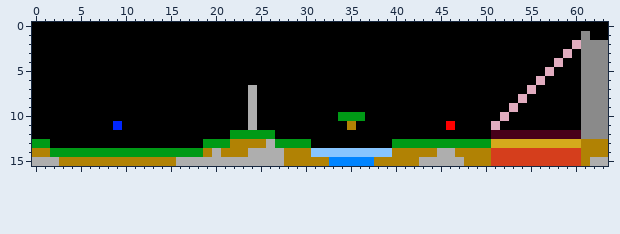
File history of a pixel-art sprite, bin/core/visualgronk/assets/maps/testMap3.png. The first picture shows the starting point.
The file is 64x16 pixels.
Once edited:
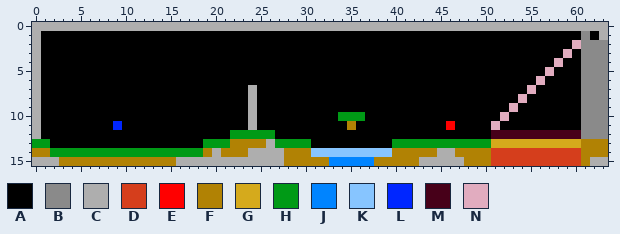
Palette (. is transparent): A #000000  B #8a8a8a  C #aeaeae  D #d53e1c  E #ff0000  F #b18204  G #d5aa1c  H #009a16  J #0084ff  K #87c5ff  L #0026ff  M #470019  N #e1acbf
The edit:
@@ x 0..63 @@
- 0 AAAAAAAAAAAAAAAAAAAAAAAAAAAAAAAAAAAAAAAAAAAAAAAAAAAAAAAAAAAAAAAA
- 1 AAAAAAAAAAAAAAAAAAAAAAAAAAAAAAAAAAAAAAAAAAAAAAAAAAAAAAAAAAAAABAA
- 2 AAAAAAAAAAAAAAAAAAAAAAAAAAAAAAAAAAAAAAAAAAAAAAAAAAAAAAAAAAAANBBB
- 3 AAAAAAAAAAAAAAAAAAAAAAAAAAAAAAAAAAAAAAAAAAAAAAAAAAAAAAAAAAANABBB
- 4 AAAAAAAAAAAAAAAAAAAAAAAAAAAAAAAAAAAAAAAAAAAAAAAAAAAAAAAAAANAABBB
- 5 AAAAAAAAAAAAAAAAAAAAAAAAAAAAAAAAAAAAAAAAAAAAAAAAAAAAAAAAANAAABBB
- 6 AAAAAAAAAAAAAAAAAAAAAAAAAAAAAAAAAAAAAAAAAAAAAAAAAAAAAAAANAAAABBB
- 7 AAAAAAAAAAAAAAAAAAAAAAAACAAAAAAAAAAAAAAAAAAAAAAAAAAAAAANAAAAABBB
- 8 AAAAAAAAAAAAAAAAAAAAAAAACAAAAAAAAAAAAAAAAAAAAAAAAAAAAANAAAAAABBB
- 9 AAAAAAAAAAAAAAAAAAAAAAAACAAAAAAAAAAAAAAAAAAAAAAAAAAAANAAAAAAABBB
-10 AAAAAAAAAAAAAAAAAAAAAAAACAAAAAAAAAHHHAAAAAAAAAAAAAAANAAAAAAAABBB
-11 AAAAAAAAALAAAAAAAAAAAAAACAAAAAAAAAAFAAAAAAAAAAEAAAANAAAAAAAAABBB
-12 AAAAAAAAAAAAAAAAAAAAAAHHHHHAAAAAAAAAAAAAAAAAAAAAAAAMMMMMMMMMMBBB
+ 0 CCCCCCCCCCCCCCCCCCCCCCCCCCCCCCCCCCCCCCCCCCCCCCCCCCCCCCCCCCCCCCCC
+ 1 CAAAAAAAAAAAAAAAAAAAAAAAAAAAAAAAAAAAAAAAAAAAAAAAAAAAAAAAAAAAABAC
+ 2 CAAAAAAAAAAAAAAAAAAAAAAAAAAAAAAAAAAAAAAAAAAAAAAAAAAAAAAAAAAANBBB
+ 3 CAAAAAAAAAAAAAAAAAAAAAAAAAAAAAAAAAAAAAAAAAAAAAAAAAAAAAAAAAANABBB
+ 4 CAAAAAAAAAAAAAAAAAAAAAAAAAAAAAAAAAAAAAAAAAAAAAAAAAAAAAAAAANAABBB
+ 5 CAAAAAAAAAAAAAAAAAAAAAAAAAAAAAAAAAAAAAAAAAAAAAAAAAAAAAAAANAAABBB
+ 6 CAAAAAAAAAAAAAAAAAAAAAAAAAAAAAAAAAAAAAAAAAAAAAAAAAAAAAAANAAAABBB
+ 7 CAAAAAAAAAAAAAAAAAAAAAAACAAAAAAAAAAAAAAAAAAAAAAAAAAAAAANAAAAABBB
+ 8 CAAAAAAAAAAAAAAAAAAAAAAACAAAAAAAAAAAAAAAAAAAAAAAAAAAAANAAAAAABBB
+ 9 CAAAAAAAAAAAAAAAAAAAAAAACAAAAAAAAAAAAAAAAAAAAAAAAAAAANAAAAAAABBB
+10 CAAAAAAAAAAAAAAAAAAAAAAACAAAAAAAAAHHHAAAAAAAAAAAAAAANAAAAAAAABBB
+11 CAAAAAAAALAAAAAAAAAAAAAACAAAAAAAAAAFAAAAAAAAAAEAAAANAAAAAAAAABBB
+12 CAAAAAAAAAAAAAAAAAAAAAHHHHHAAAAAAAAAAAAAAAAAAAAAAAAMMMMMMMMMMBBB
 13 HHAAAAAAAAAAAAAAAAAHHHFFFFCHHHHAAAAAAAAAHHHHHHHHHHHGGGGGGGGGGFFF
